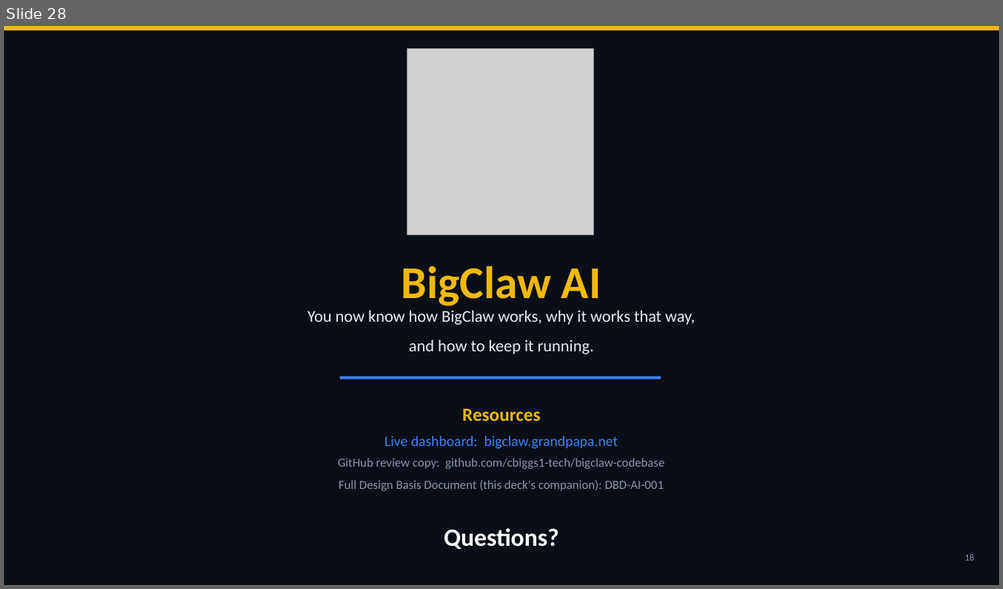
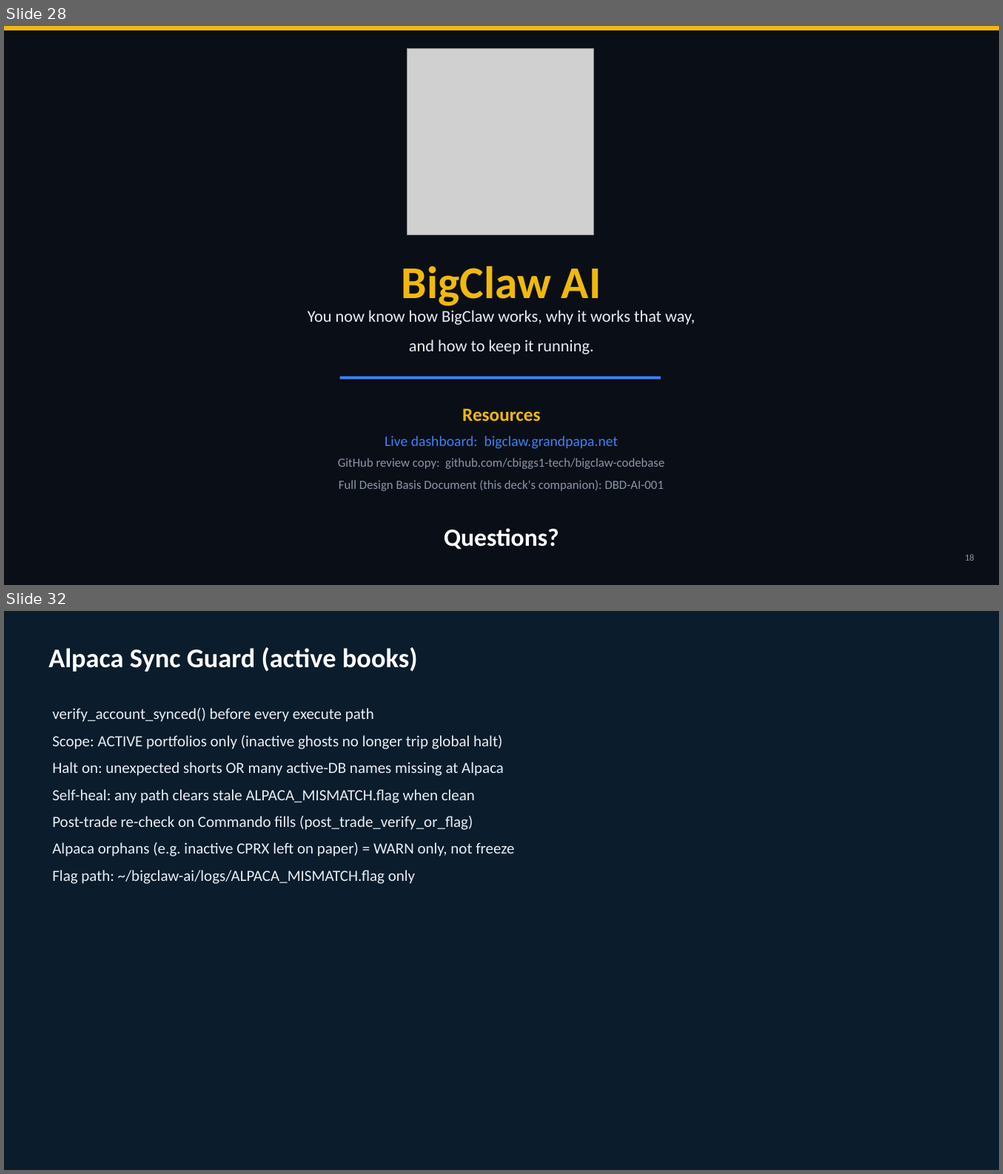
Before and after one commit to cbiggs1-tech/bigclaw-codebase, a slide deck: BigClaw_ShowAndTell.pptx. Shown one above the other, each under a label of ours: slide 28 before the commit, slides 28 and 32 after it; the slides between them are not shown. The pictures are 1003x589 and 1003x1174 pixels, drawn with LibreOffice and Linux fonts; fonts in the diff are those of the drawing; grey boxes stand for pictures. Boxes give left, top, right and bottom in pixels: in the first picture for what was removed or moved away, otherwise in the second. Text is boxed around its words. In the diff, an @@ line names an element or a change of style, - is before the commit and + after.

Commit message:
Ship four-sleeve live book, Commando radar/doctrine, and Alpaca guard harden.
Active sleeves: Innovation, Momentum, AI Defense, LLM-Commando. Event radar with
price_is_news half-exits; cold-trader REAL>THEATER / no-chase doctrine; active-only
pre/post Alpaca sync with self-heal. Docs: DESIGN_BASIS + ShowAndTell updated.
OpenRouter/Grok Judge remains experimental (not production).

```diff
--- a/BigClaw_ShowAndTell.pptx
+++ b/BigClaw_ShowAndTell.pptx
@@ slide 32 added at [4, 611, 999, 1170], background #FFFFFF @@
@@ rectangle added at [4, 611, 999, 1170], fill #0B1C2C @@
@@ text added at [48, 647, 418, 672], 26 pt, text #FFFFFF, bold @@
+Alpaca Sync Guard (active books)
@@ text added at [52, 708, 514, 884], 15 pt, text #E8EEF4 @@
+verify_account_synced() before every execute path
+Scope: ACTIVE portfolios only (inactive ghosts no longer trip global halt)
+Halt on: unexpected shorts OR many active-DB names missing at Alpaca
+Self-heal: any path clears stale ALPACA_MISMATCH.flag when clean
+Post-trade re-check on Commando fills (post_trade_verify_or_flag)
+Alpaca orphans (e.g. inactive CPRX left on paper) = WARN only, not freeze
+Flag path: ~/bigclaw-ai/logs/ALPACA_MISMATCH.flag only
```
Also in this commit, not shown: 10 slides changed, 3 other slides added, 18 other files.
